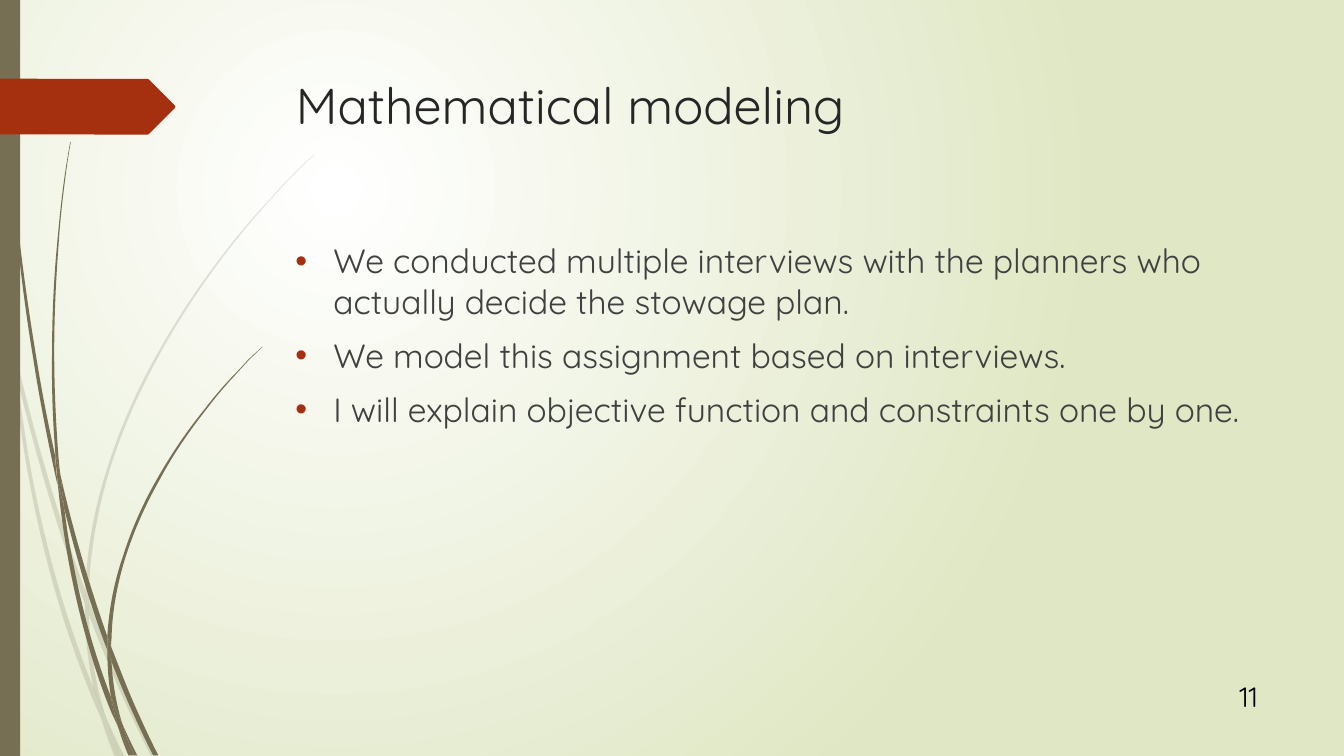
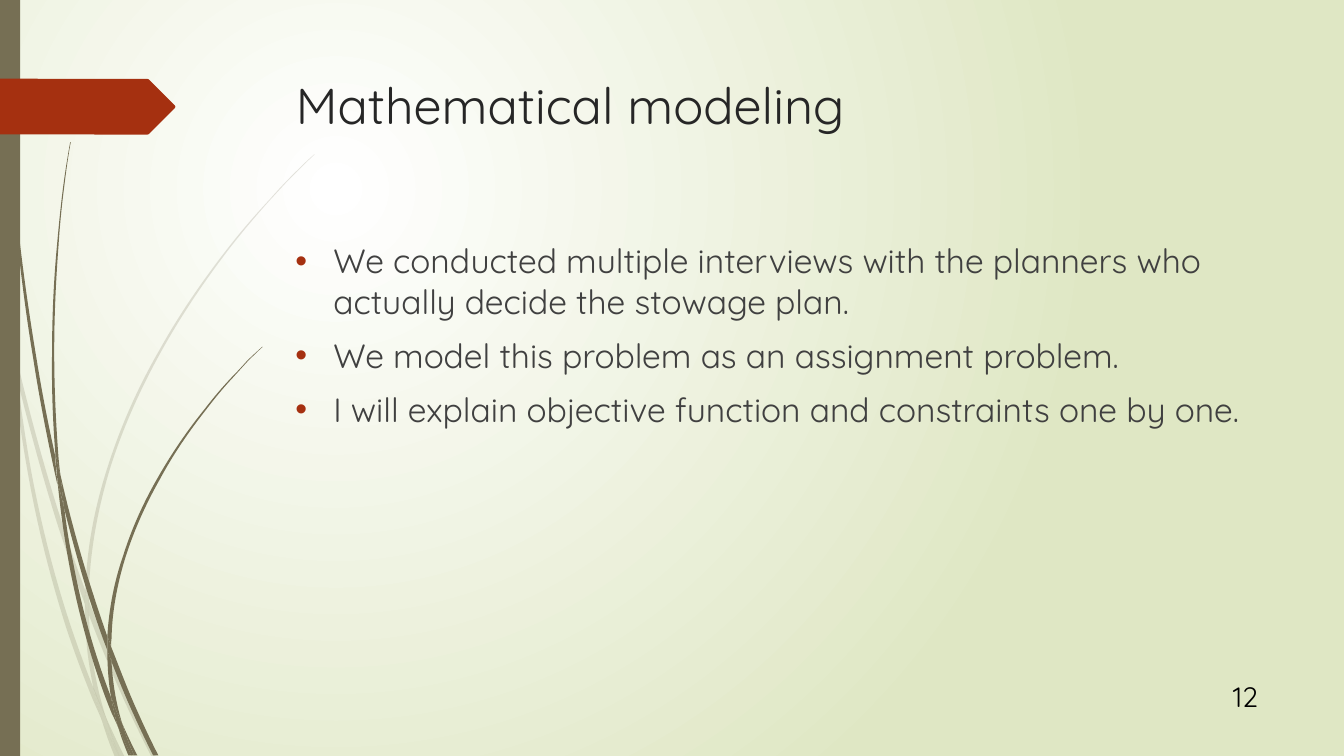
Before and after one commit to r-kurosu/kline_new, a slide deck: slide 12 of 竹田.pptx (slide 11 before the commit). Drawn at 1344x756 pixels with LibreOffice and Linux fonts; fonts in the diff are those of the drawing. Boxes give left, top, right and bottom in pixels: in the first picture for what was removed or moved away, otherwise in the second. Text is boxed around its words. In the diff, an @@ line names an element or a change of style, - is before the commit and + after.

```diff
--- a/竹田.pptx
+++ b/竹田.pptx
@@ text at (333, 343, 1118, 375): text changed @@
-• We model this assignment based on interviews.
+• We model this problem as an assignment problem.
@@ page number at (1233, 687, 1258, 707): text changed @@
-11
+12
```
Also in this commit, not shown: 4 other slides changed, 1 slide added.
